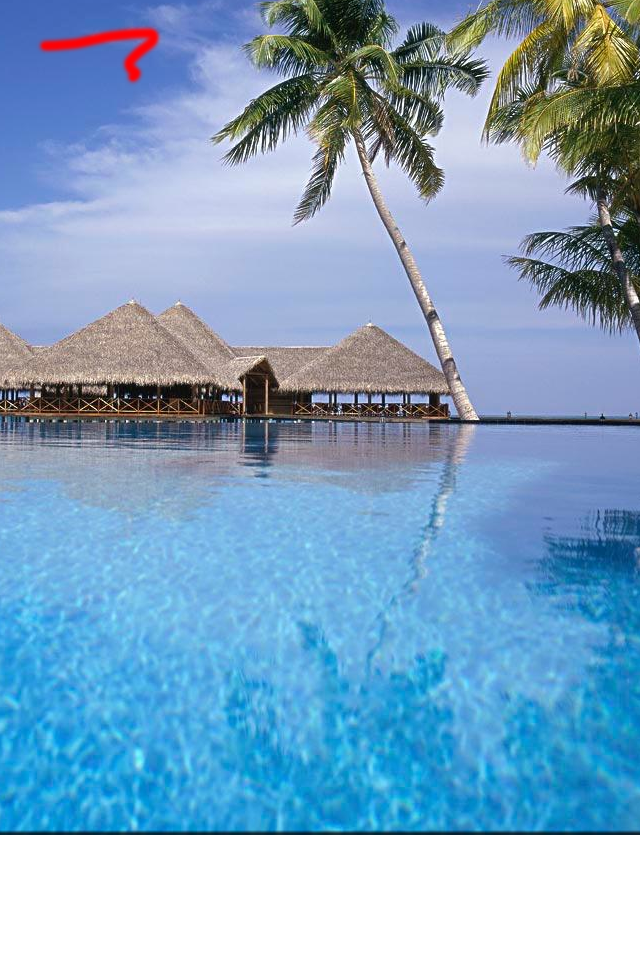
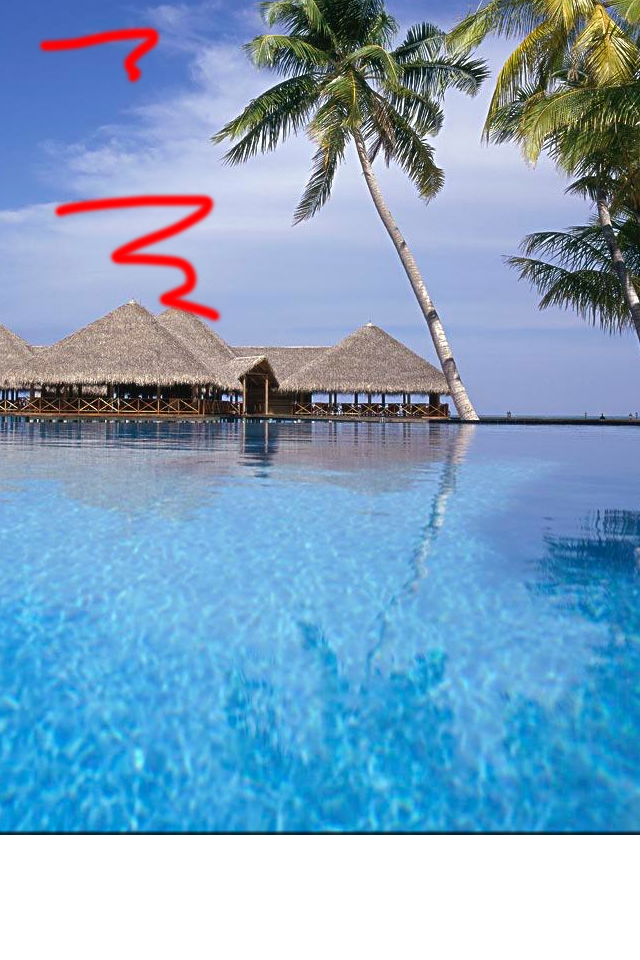
Layers edited between the first and the second 640px x 960px image:
painted on "图层 4" over [51, 191, 224, 325]
